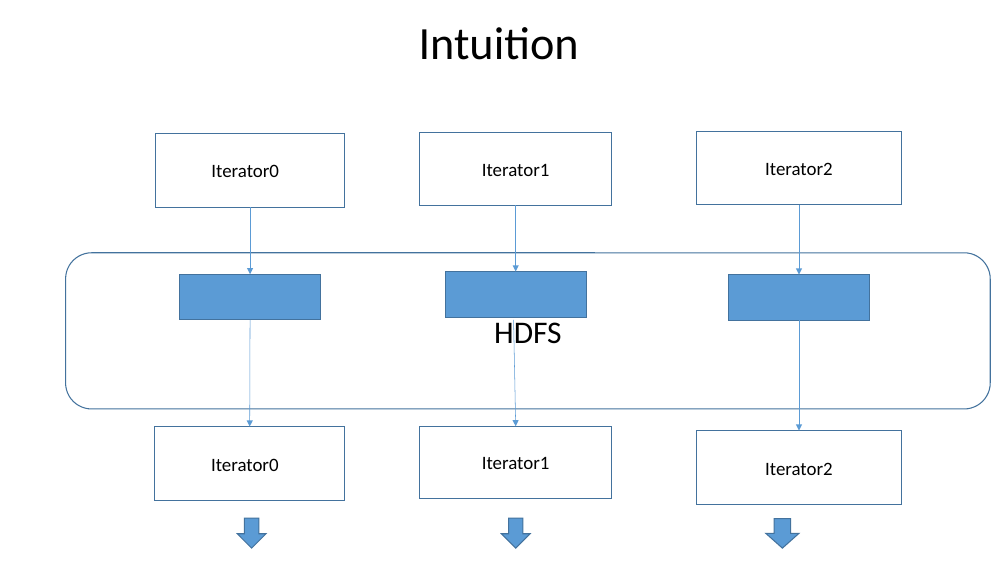
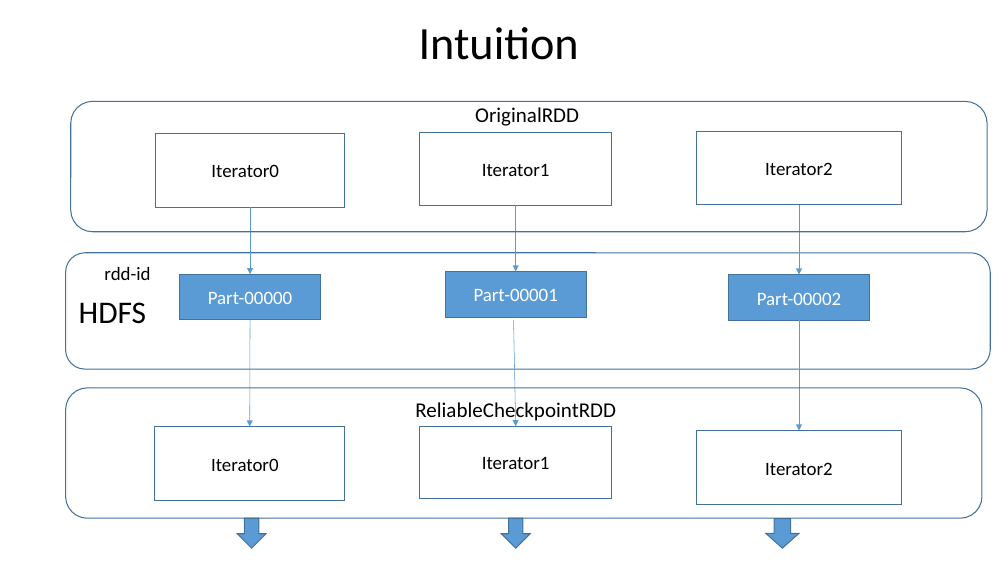
Before and after one commit to nkudinov/apache_spark_pptx, a slide deck: slide 26 of Spark_checkpoint.pptx. Drawn at 1008x567 pixels with LibreOffice and Linux fonts; fonts in the diff are those of the drawing. Boxes give left, top, right and bottom in pixels: in the first picture for what was removed or moved away, otherwise in the second. Text is boxed around its words. In the diff, an @@ line names an element or a change of style, - is before the commit and + after.

Commit message:
add more details about checkpoint

```diff
--- a/Spark_checkpoint.pptx
+++ b/Spark_checkpoint.pptx
@@ rounded rectangle added at <box>71,101,988,231</box>, outline #43739E 1 pt @@
@@ text added at <box>475,107,579,126</box>, 20 pt, text #000000 @@
+OriginalRDD
@@ rounded rectangle "HDFS": place and size @@
-rounded rectangle "HDFS" at <box>66,253,991,409</box>
+rounded rectangle "HDFS" at <box>66,253,991,369</box>
@@ rounded rectangle "HDFS" at <box>66,253,991,369</box>: alignment centre to left @@
@@ text added at <box>104,267,150,280</box>, 18 pt, text #000000 @@
+rdd-id
@@ text in rectangle at <box>208,292,292,304</box>: text added @@
+Part-00000
@@ text in rectangle at <box>474,289,558,301</box>: text added @@
+Part-00001
@@ text in rectangle at <box>757,293,841,305</box>: text added @@
+Part-00002
@@ rounded rectangle added at <box>66,388,982,518</box>, outline #43739E 1 pt @@
@@ text added at <box>415,399,616,423</box>, 20 pt, text #000000 @@
+ReliableCheckpointRDD
```
Also in this commit, not shown: 9 other slides changed.
